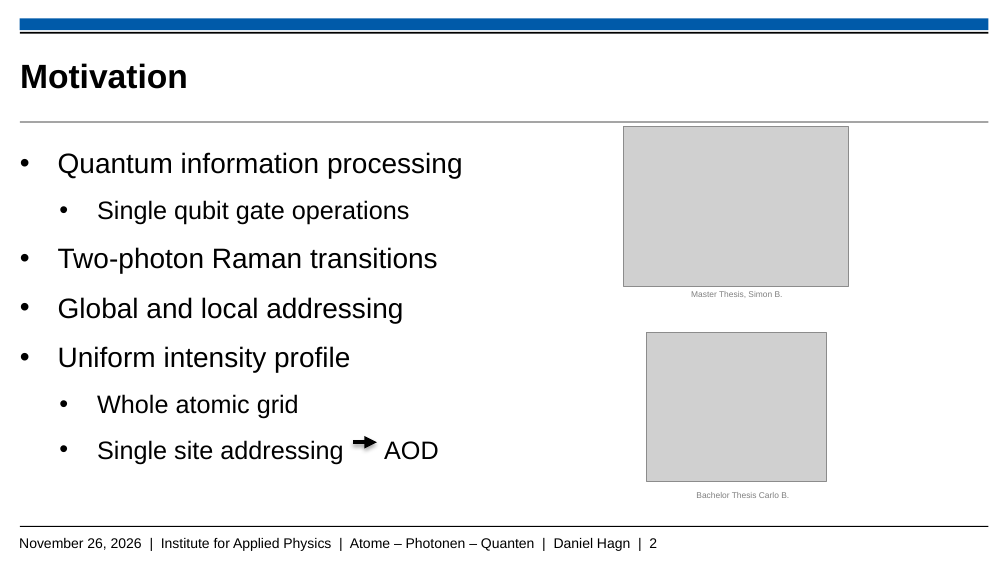
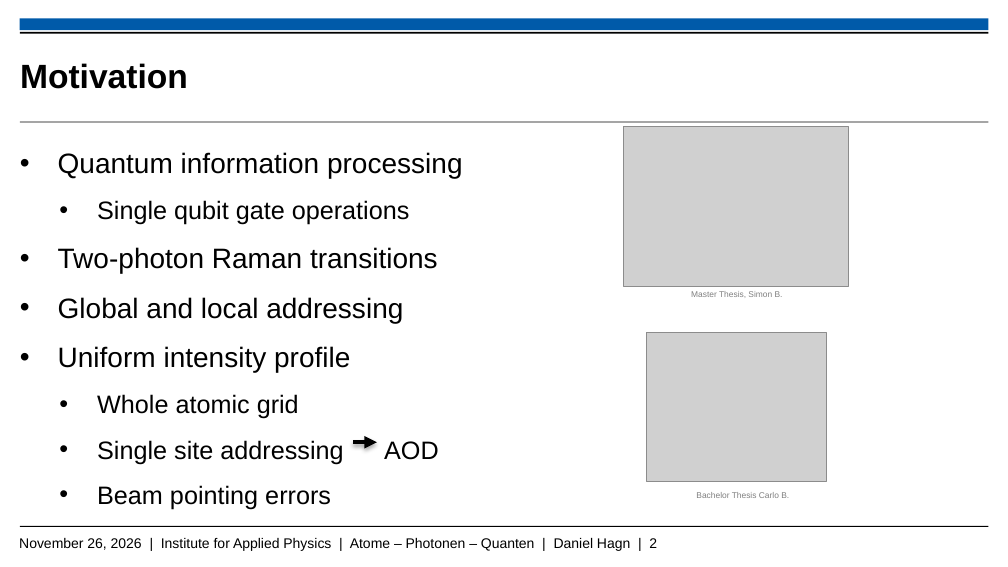
Before and after one commit to Daniel-Hagn-physik/Masterthesis_Backup, a slide deck: slide 2 of Hagn_Daniel_Mastervortrag.pptx. Drawn at 1008x567 pixels with LibreOffice and Linux fonts; fonts in the diff are those of the drawing; grey boxes stand for pictures; background and template pictures are left out. Boxes give left, top, right and bottom in pixels: in the first picture for what was removed or moved away, otherwise in the second. Text is boxed around its words. In the diff, an @@ line names an element or a change of style, - is before the commit and + after.

```diff
--- a/Hagn_Daniel_Mastervortrag.pptx
+++ b/Hagn_Daniel_Mastervortrag.pptx
@@ text at (97, 485, 331, 509): paragraph added @@
+    • Beam pointing errors
```
Also in this commit, not shown: 5 other slides changed, 4 slides added.
